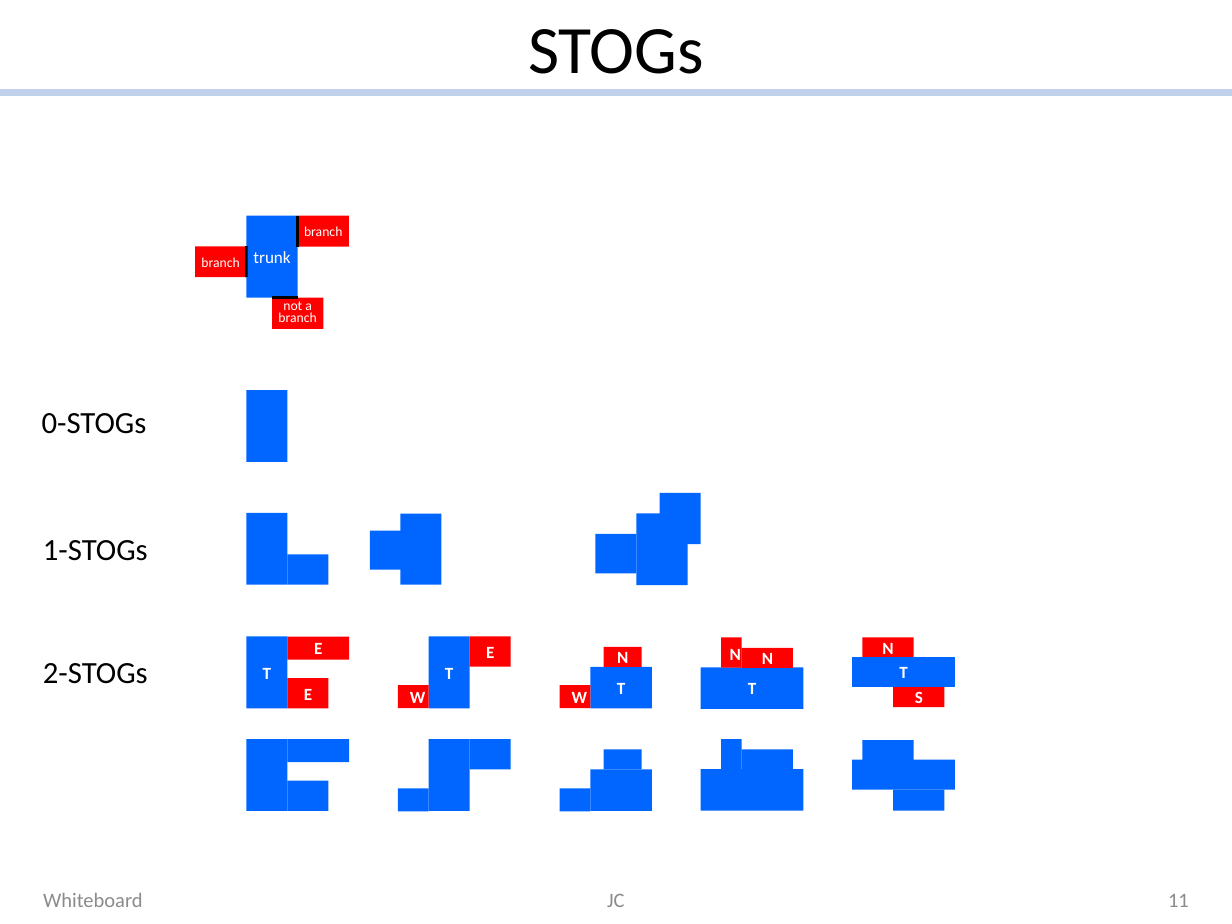
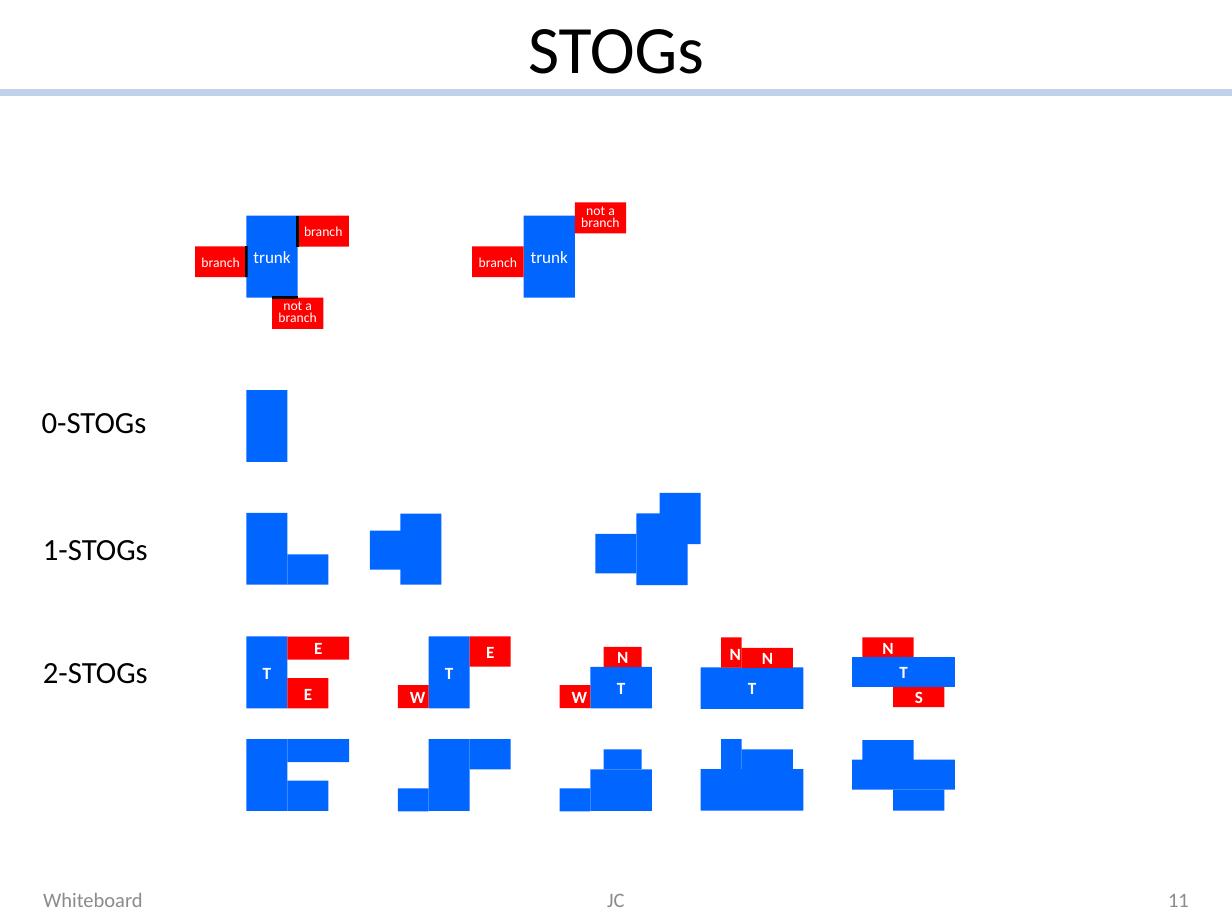
Before and after one commit to jordicf/FRAME, a slide deck: slide 11 of doc/Floorplan_picts.pptx. Drawn at 1232x924 pixels with LibreOffice and Linux fonts; fonts in the diff are those of the drawing. Boxes give left, top, right and bottom in pixels: in the first picture for what was removed or moved away, otherwise in the second. Text is boxed around its words. In the diff, an @@ line names an element or a change of style, - is before the commit and + after.

```diff
--- a/doc/Floorplan_picts.pptx
+++ b/doc/Floorplan_picts.pptx
@@ rectangle added at [575,202,627,233], fill #FF0000, 8 pt, text #FFFFFF @@
+not a branch
@@ rectangle added at [524,216,575,298], fill #0066FF, 10 pt, text #FFFFFF @@
+trunk
@@ rectangle added at [472,246,524,277], fill #FF0000, 8 pt, text #FFFFFF @@
+branch
```
Also in this commit, not shown: 1 other file.
